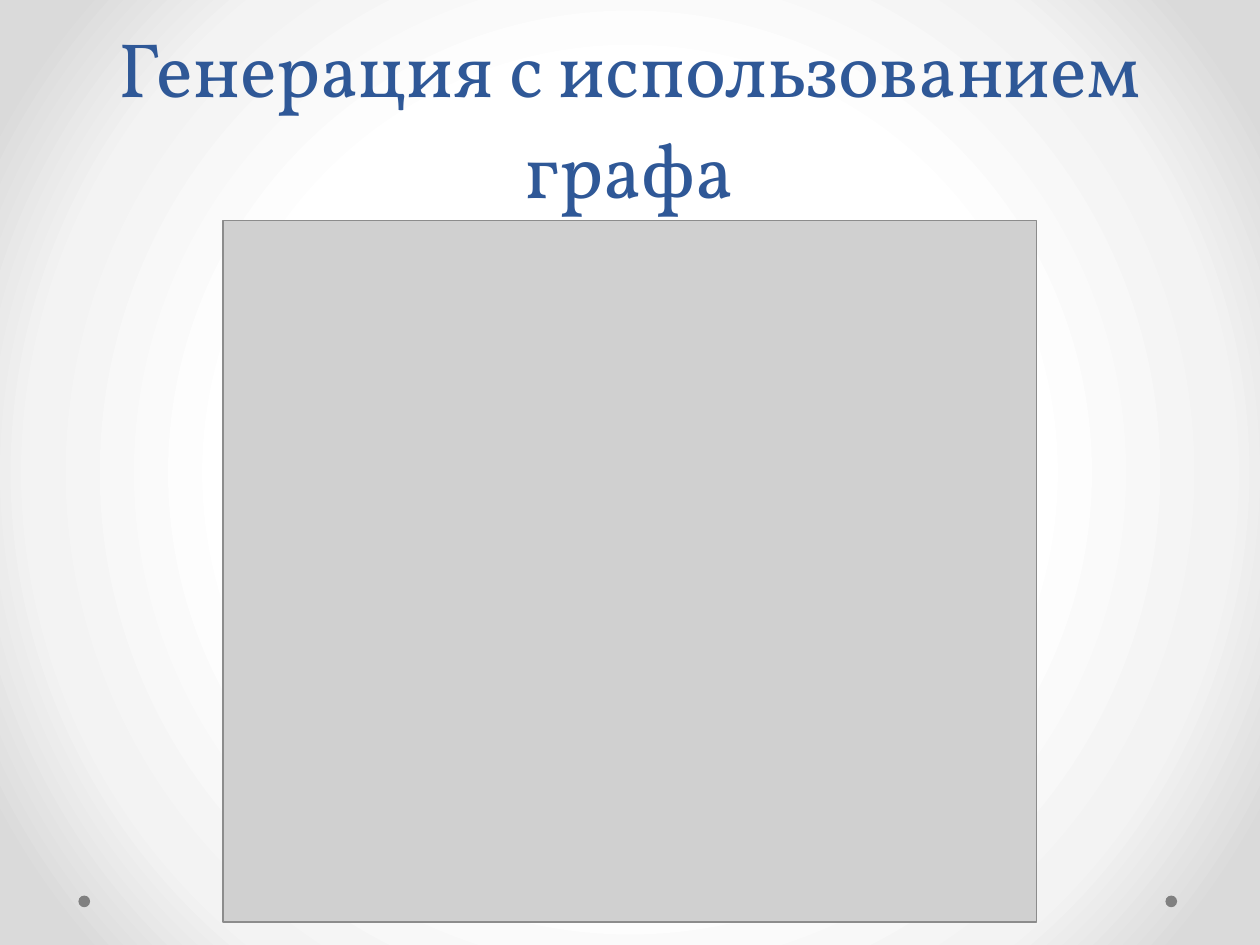
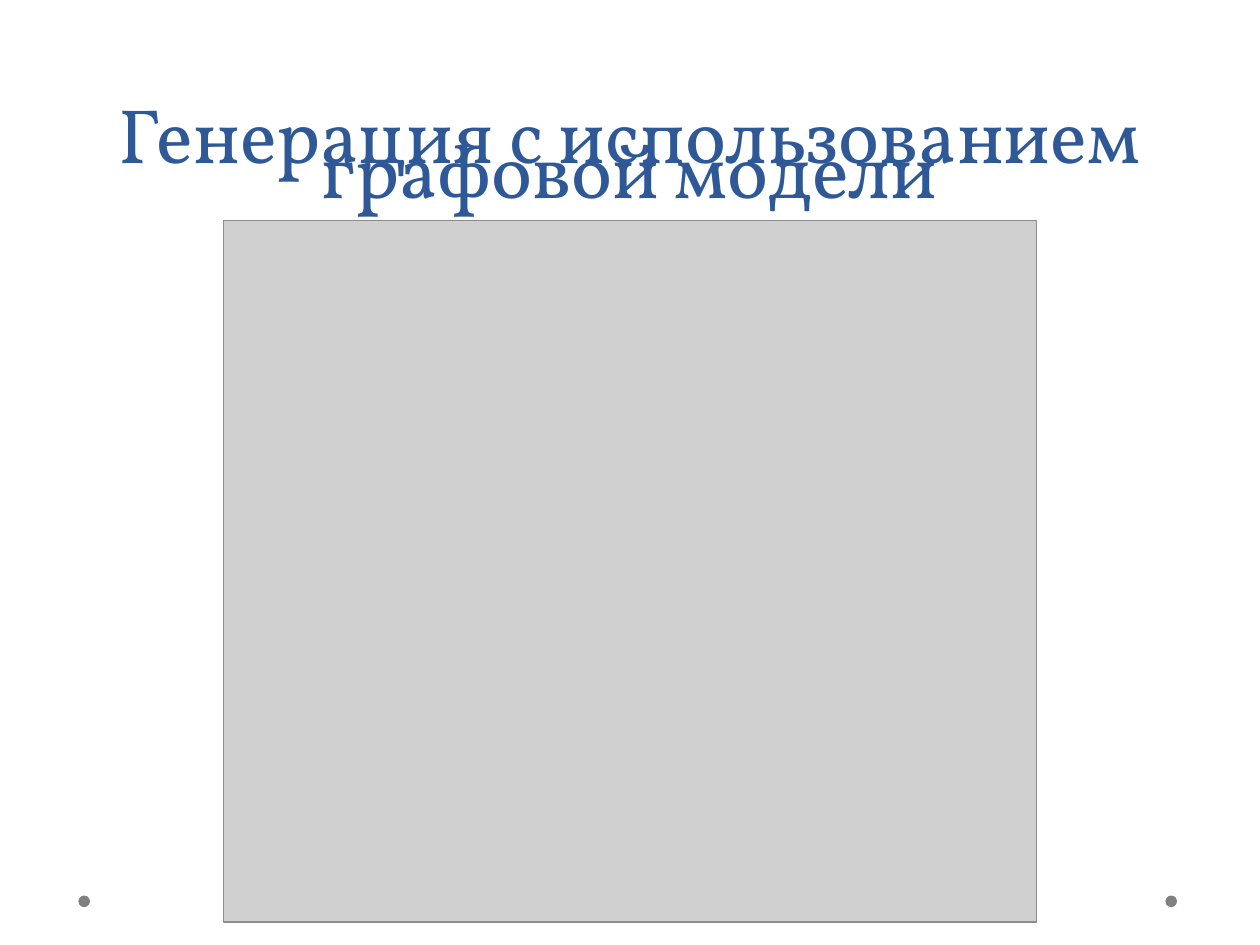
Before and after one commit to isaikin/ADO, a slide deck: slide 5 of Презентация/ADO.pptx. Drawn at 1260x945 pixels with LibreOffice and Linux fonts; fonts in the diff are those of the drawing; grey boxes stand for pictures. Boxes give left, top, right and bottom in pixels: in the first picture for what was removed or moved away, otherwise in the second. Text is boxed around its words. In the diff, an @@ line names an element or a change of style, - is before the commit and + after.

```diff
--- a/Презентация/ADO.pptx
+++ b/Презентация/ADO.pptx
@@ background gradient #FFFFFF to #F4F4F4 to #DADADA to #FFFFFF @@
@@ text at (119,110,1140,232): text changed @@
-Генерация с использованием графа
+Генерация с использованием графовой модели
```
Also in this commit, not shown: 8 other slides changed, 2 slides added.
